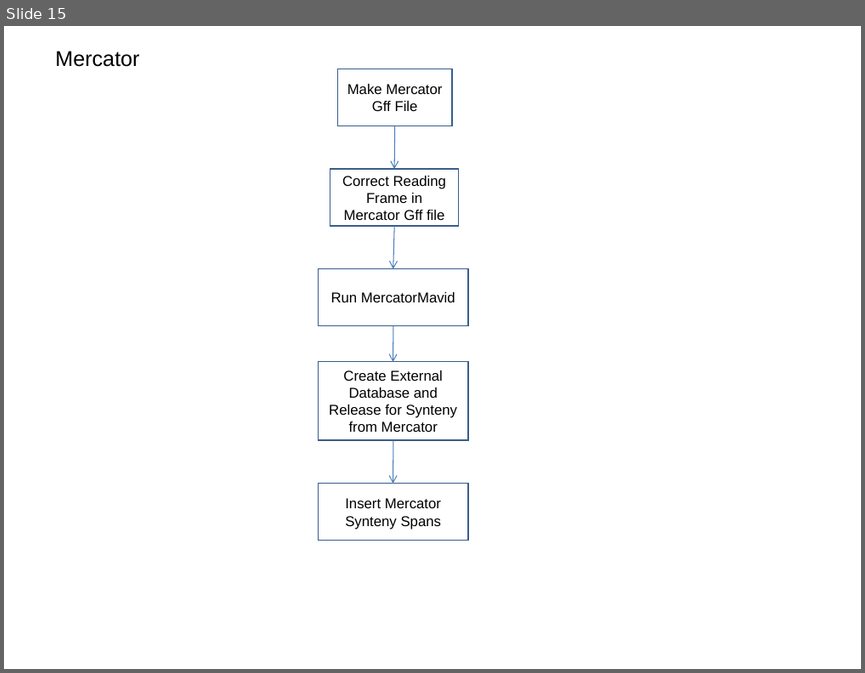
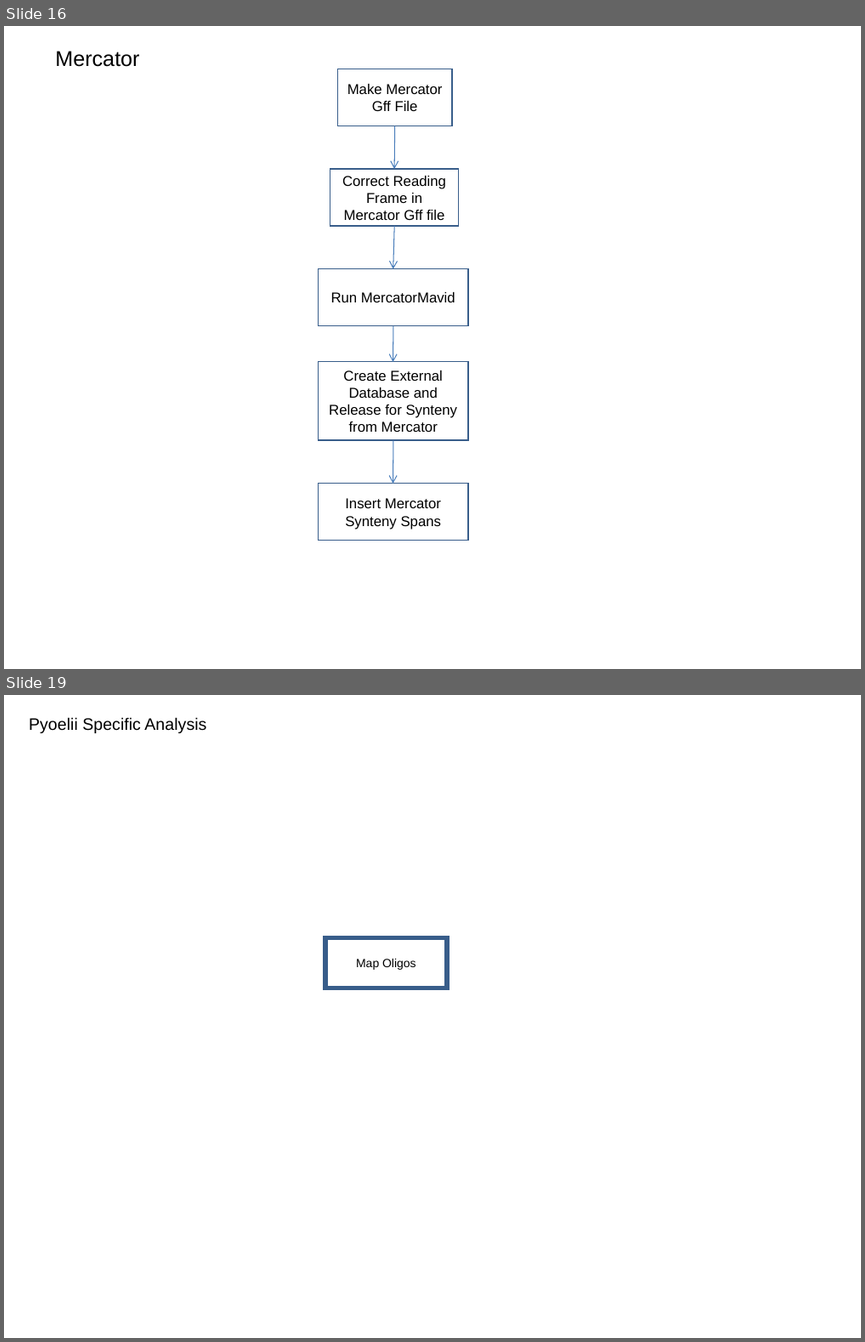
Before and after one commit to VEuPathDB/ApiCommonData, a slide deck: Load/doc/workflow/AnalysisWorkflow.ppt. Shown one above the other, each under a label of ours: slide 15 before the commit, slides 16 and 19 after it; the slides between them are not shown. The pictures are 865x673 and 865x1342 pixels, drawn with LibreOffice and Linux fonts; fonts in the diff are those of the drawing. Boxes give left, top, right and bottom in pixels: in the first picture for what was removed or moved away, otherwise in the second. Text is boxed around its words. In the diff, an @@ line names an element or a change of style, - is before the commit and + after.

Commit message:
added organism specific subflow

```diff
--- a/Load/doc/workflow/AnalysisWorkflow.ppt
+++ b/Load/doc/workflow/AnalysisWorkflow.ppt
@@ slide 19 added at <box>4,695,861,1338</box>, background #FFFFFF @@
@@ text added at <box>29,717,206,733</box>, 14 pt, text #000000 @@
+Pyoelii Specific Analysis
@@ rectangle added at <box>325,937,447,987</box>, outline #385D8A 4 pt, 10 pt, text #000000 @@
+Map Oligos
@@ what was slide 15 is now slide 16 @@
```
Also in this commit, not shown: 5 slides changed, 6 other slides added.
